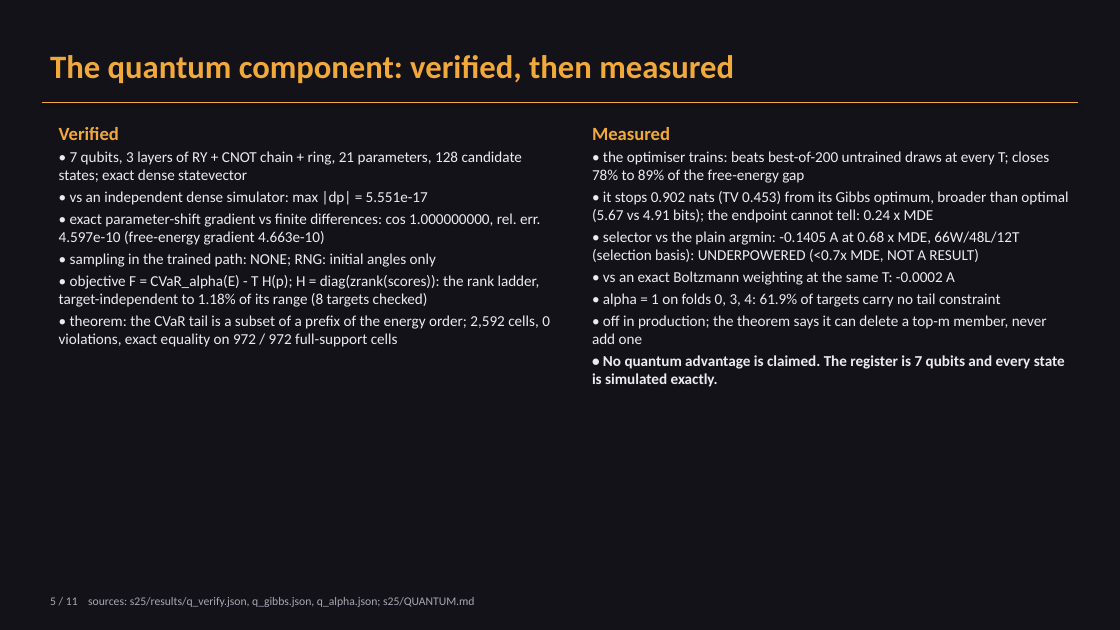
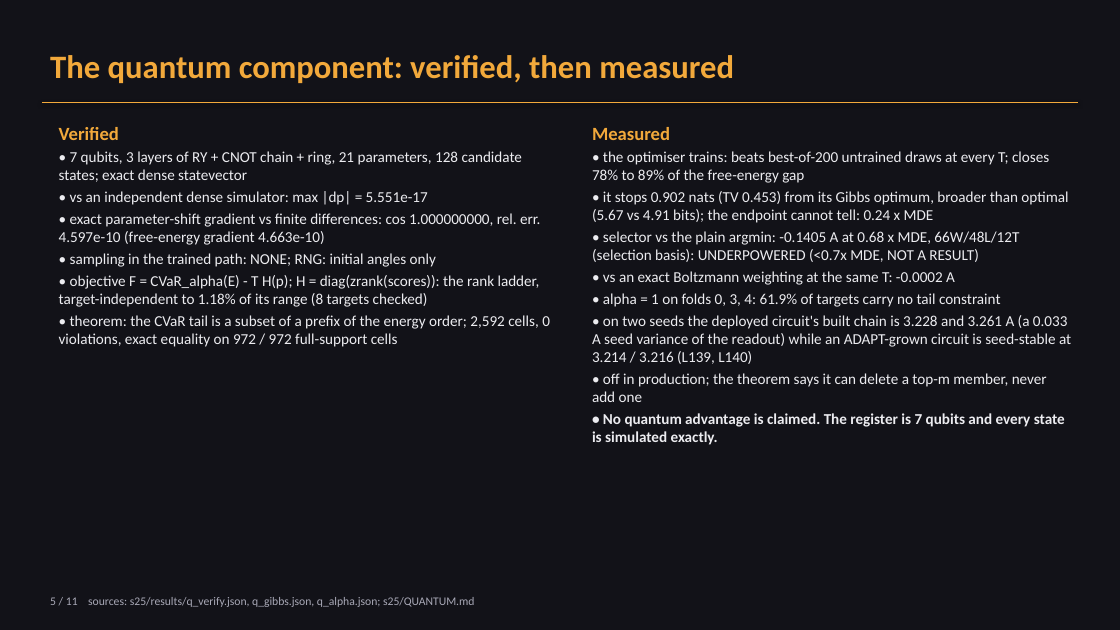
Before and after one commit to abe-narayan/cvar-vqe-protein-folding-v3, a slide deck: slide 5 of vqe_research_overview.pptx. Drawn at 1120x630 pixels with LibreOffice and Linux fonts; fonts in the diff are those of the drawing. Boxes give left, top, right and bottom in pixels: in the first picture for what was removed or moved away, otherwise in the second. Text is boxed around its words. In the diff, an @@ line names an element or a change of style, - is before the commit and + after.

```diff
--- a/vqe_research_overview.pptx
+++ b/vqe_research_overview.pptx
@@ text at [592,315,1071,364]: paragraph added @@
+• on two seeds the deployed circuit's built chain is 3.228 and 3.261 A (a 0.033 A seed variance of the readout) while an ADAPT-grown circuit is seed-stable at 3.214 / 3.216 (L139, L140)
```
Also in this commit, not shown: 2 other slides changed, 12 other files.
